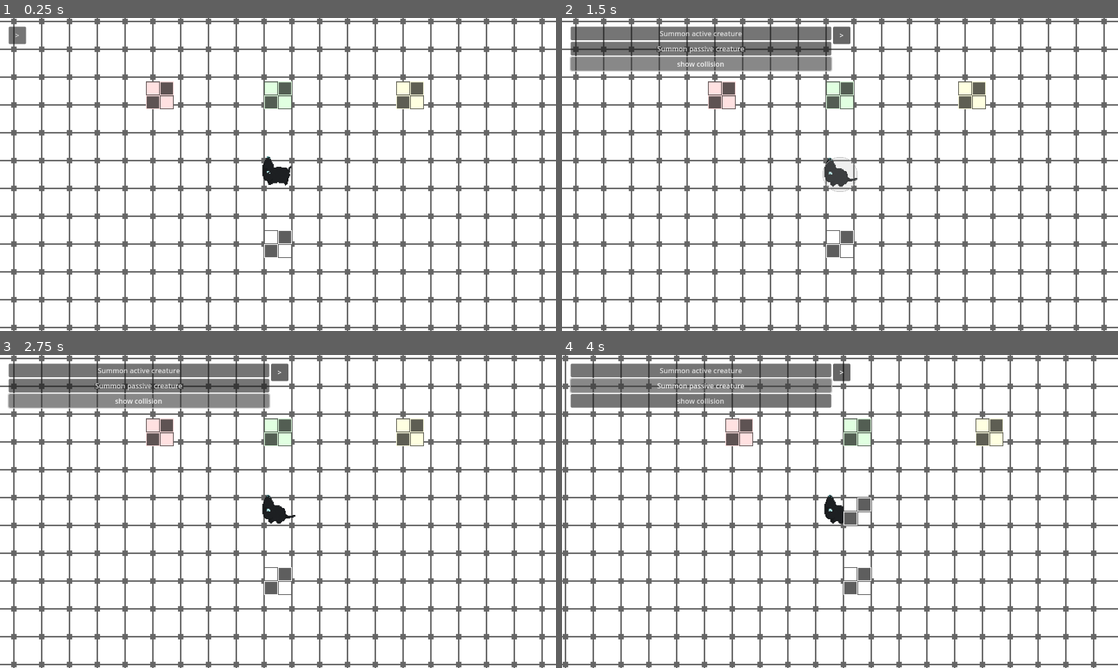
Above: before the commit, frames 1-4 (two rows, left to right).
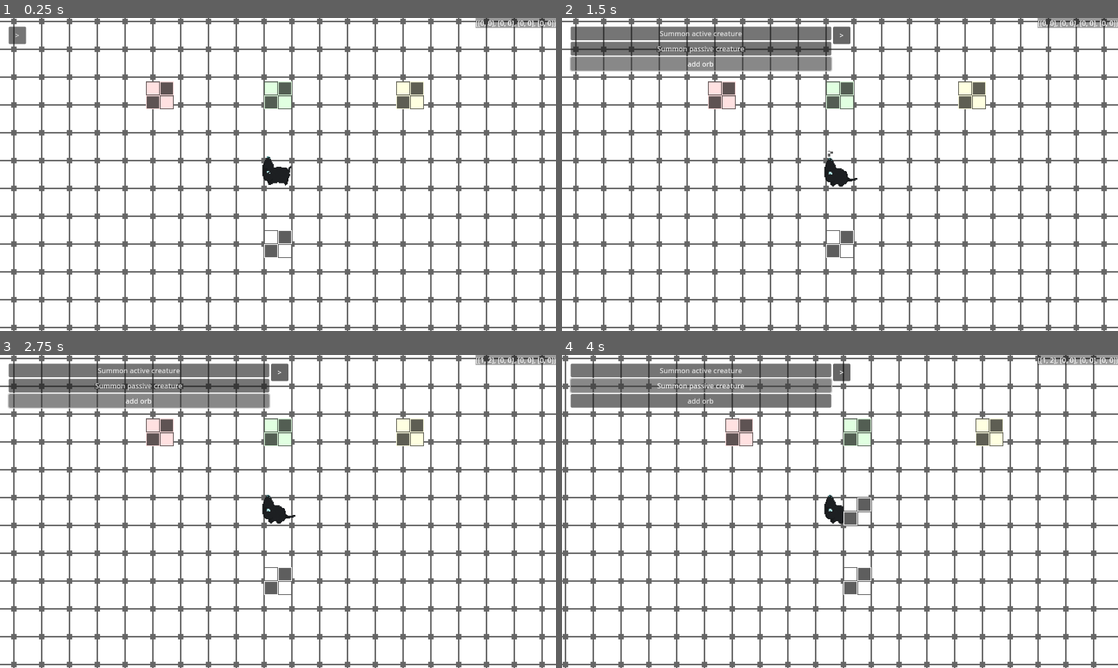
Above: after the commit, the same moments.

Repository: deerformera/neruka
Game: Godot game, scene res://worlds/world.tscn
Two runs of this game, one before a commit and one after it. Both use one fixed random seed, a clock stepped at 60 frames per second and the inputs below.
Inputs (mouse positions are in pixels of both pictures, inside the frame that each line leads up to):
- Up to frame 1 (0.25 s): no input
- Up to frame 2 (1.5 s): click ">" at 0.5 s; click (701, 64) at 1.25 s, where only the run before the commit has a clickable "show collision"
- Up to frame 3 (2.75 s): click (139, 401) at 2 s, where only the run after the commit has a clickable "add orb"
- Up to frame 4 (4 s): click "Summon active creature" at 2.75 s; click "Summon passive creature" at 3.5 s

The runs differ from the first frame. In frame 1, 0.4% of the frame differs, in the area x 85-100%, y 0-4%; in frame 2, 0.8%, in the area x 20-100%, y 0-56%; in frame 3, 0.5%; in frame 4, 0.5%.

Commit message:
simple inventory

Diff:
--- /dev/null
+++ b/assets/orb.tscn
@@ -0,0 +1,110 @@
+[gd_scene load_steps=12 format=3 uid="uid://cyfv5n0vb1ls1"]
+
+[ext_resource type="Texture2D" uid="uid://dt73yq11l877i" path="res://proto/proto-sprite.png" id="1_kwu18"]
+
+[sub_resource type="GDScript" id="GDScript_eifvt"]
+resource_name = "Orb"
+script/source = "extends Node2D
+
+@onready var animstate: AnimationNodeStateMachinePlayback = $AnimationTree.get(\"parameters/playback\")
+
+var move: bool = false
+var dir: Vector2 = Vector2()
+
+func _ready():
+	var cat = get_tree().get_first_node_in_group(\"cat\")
+	if cat != null: move = true
+
+func _physics_process(delta):
+	if animstate.get_current_node() == \"drop\":
+		global_position = lerp(global_position, dir, 0.2)
+	if move:
+		if animstate.get_current_node() == \"pick\":
+			var pos = (get_tree().get_first_node_in_group(\"cat\").global_position - self.global_position)
+			self.global_position += pos.normalized() * 5
+
+			if pos.length() <= 10:
+				get_tree().get_first_node_in_group(\"cat\").pick(1)
+				queue_free()
+
+func drop():
+	dir = Vector2(randf_range(global_position.x - 50, global_position.x + 50), randf_range(global_position.y - 50, global_position.y + 50))
+"
+
+[sub_resource type="Animation" id="Animation_tkr1i"]
+resource_name = "drop"
+length = 0.5
+tracks/0/type = "method"
+tracks/0/imported = false
+tracks/0/enabled = true
+tracks/0/path = NodePath(".")
+tracks/0/interp = 1
+tracks/0/loop_wrap = true
+tracks/0/keys = {
+"times": PackedFloat32Array(0),
+"transitions": PackedFloat32Array(1),
+"values": [{
+"args": [],
+"method": &"drop"
+}]
+}
+
+[sub_resource type="Animation" id="Animation_tue54"]
+resource_name = "pick"
+tracks/0/type = "method"
+tracks/0/imported = false
+tracks/0/enabled = true
+tracks/0/path = NodePath(".")
+tracks/0/interp = 1
+tracks/0/loop_wrap = true
+tracks/0/keys = {
+"times": PackedFloat32Array(),
+"transitions": PackedFloat32Array(),
+"values": []
+}
+
+[sub_resource type="AnimationLibrary" id="AnimationLibrary_ok5pt"]
+_data = {
+"drop": SubResource("Animation_tkr1i"),
+"pick": SubResource("Animation_tue54")
+}
+
+[sub_resource type="AnimationNodeAnimation" id="AnimationNodeAnimation_ukvtw"]
+animation = &"drop"
+
+[sub_resource type="AnimationNodeAnimation" id="AnimationNodeAnimation_o8342"]
+animation = &"pick"
+
+[sub_resource type="AnimationNodeStateMachineTransition" id="AnimationNodeStateMachineTransition_keptg"]
+advance_mode = 2
+
+[sub_resource type="AnimationNodeStateMachineTransition" id="AnimationNodeStateMachineTransition_vovid"]
+switch_mode = 2
+advance_mode = 2
+
+[sub_resource type="AnimationNodeStateMachine" id="AnimationNodeStateMachine_5kx3h"]
+states/drop/node = SubResource("AnimationNodeAnimation_ukvtw")
+states/drop/position = Vector2(391, 100)
+states/pick/node = SubResource("AnimationNodeAnimation_o8342")
+states/pick/position = Vector2(677, 100)
+transitions = ["Start", "drop", SubResource("AnimationNodeStateMachineTransition_keptg"), "drop", "pick", SubResource("AnimationNodeStateMachineTransition_vovid")]
+
+[sub_resource type="AnimationNodeStateMachinePlayback" id="AnimationNodeStateMachinePlayback_kv8yi"]
+
+[node name="Orb" type="Node2D"]
+script = SubResource("GDScript_eifvt")
+
+[node name="Sprite2D" type="Sprite2D" parent="."]
+scale = Vector2(0.2, 0.2)
+texture = ExtResource("1_kwu18")
+
+[node name="AnimationPlayer" type="AnimationPlayer" parent="."]
+libraries = {
+"": SubResource("AnimationLibrary_ok5pt")
+}
+
+[node name="AnimationTree" type="AnimationTree" parent="."]
+tree_root = SubResource("AnimationNodeStateMachine_5kx3h")
+anim_player = NodePath("../AnimationPlayer")
+active = true
+parameters/playback = SubResource("AnimationNodeStateMachinePlayback_kv8yi")
--- a/assets/projectiles/flor_bullet.tscn
+++ b/assets/projectiles/flor_bullet.tscn
@@ -5,10 +5,14 @@
 [sub_resource type="GDScript" id="GDScript_fwcfu"]
 script/source = "extends Area2D
 
-@onready var dir = (get_tree().get_first_node_in_group(\"cat\").global_position - self.global_position).normalized()
+var dir = Vector2()
 @export var speed: int
 
 func _ready():
+	var cat = get_tree().get_first_node_in_group(\"cat\")
+	if cat: dir = (cat.global_position - self.global_position).normalized()
+	else: queue_free()
+
 	body_entered.connect(func(body):
 		body.damaged(1)
 		monitoring = false
--- a/assets/slash.tscn
+++ b/assets/slash.tscn
@@ -1,6 +1,6 @@
-[gd_scene load_steps=7 format=3 uid="uid://mxato7vy53hm"]
+[gd_scene load_steps=7 format=3]
 
-[ext_resource type="Texture2D" uid="uid://d3km06nlq5vvl" path="res://assets/slash.png" id="1_hobm5"]
+[ext_resource type="Texture2D" uid="uid://d3km06nlq5vvl" path="res://assets/textures/slash.png" id="1_hobm5"]
 
 [sub_resource type="AtlasTexture" id="AtlasTexture_itw55"]
 atlas = ExtResource("1_hobm5")
--- a/characters/cat/cat.gd
+++ b/characters/cat/cat.gd
@@ -85,5 +85,15 @@
 	if self.health <= 0: self.die()
 
 func die():
-	print(self.name, " died")
 	queue_free()
+
+func pick(obj):
+	for inv in Utils.player["inventory"]:
+		if inv[0] == obj:
+			inv[1] += 1
+			return
+	for inv in Utils.player["inventory"]:
+		if inv[0] == 0:
+			inv[0] = obj
+			inv[1] += 1
+			return
--- a/characters/cat/cat.tscn
+++ b/characters/cat/cat.tscn
@@ -1283,14 +1283,20 @@
 var velocity: Vector2
 
 func _ready():
-	self.visible = Utils.android_mode
+	$Analog.visible = Utils.android_mode
 
 func _input(event):
-	if $MarginContainer/Button.button_pressed:
+	if $Analog/Button.button_pressed:
 		if event is InputEventScreenDrag:
 			velocity = ((event.position - $MarginContainer/Button.global_position) - ($MarginContainer/Button.custom_minimum_size / 2)).normalized()
 	else: velocity = Vector2()
+
+func _physics_process(delta):
+	$DebugInventory/Label.text = str(Utils.player.inventory)
 "
+
+[sub_resource type="StyleBoxFlat" id="StyleBoxFlat_8hawt"]
+bg_color = Color(0, 0, 0, 0.392157)
 
 [node name="Cat" type="CharacterBody2D" groups=["cat"]]
 collision_layer = 2
@@ -1357,10 +1363,10 @@
 shape = SubResource("CircleShape2D_s7apy")
 disabled = true
 
-[node name="Analog" type="CanvasLayer" parent="."]
+[node name="CanvasLayer" type="CanvasLayer" parent="."]
 script = SubResource("GDScript_sxgiq")
 
-[node name="MarginContainer" type="MarginContainer" parent="Analog"]
+[node name="Analog" type="MarginContainer" parent="CanvasLayer"]
 anchors_preset = 15
 anchor_right = 1.0
 anchor_bottom = 1.0
@@ -1371,10 +1377,22 @@
 theme_override_constants/margin_left = 100
 theme_override_constants/margin_bottom = 100
 
-[node name="Button" type="Button" parent="Analog/MarginContainer"]
+[node name="Button" type="Button" parent="CanvasLayer/Analog"]
 custom_minimum_size = Vector2(216, 216)
 layout_mode = 2
 size_flags_horizontal = 0
 size_flags_vertical = 8
 focus_mode = 0
 keep_pressed_outside = true
+
+[node name="DebugInventory" type="PanelContainer" parent="CanvasLayer"]
+anchors_preset = 1
+anchor_left = 1.0
+anchor_right = 1.0
+offset_left = -1.0
+offset_bottom = 23.0
+grow_horizontal = 0
+theme_override_styles/panel = SubResource("StyleBoxFlat_8hawt")
+
+[node name="Label" type="Label" parent="CanvasLayer/DebugInventory"]
+layout_mode = 2
--- a/characters/flor/flor.gd
+++ b/characters/flor/flor.gd
@@ -7,6 +7,7 @@
 
 @onready var animstate: AnimationNodeStateMachinePlayback = $AnimationTree.get("parameters/playback")
 @onready var bullets := preload("res://assets/projectiles/flor_bullet.tscn")
+@onready var orbs := preload("res://assets/orb.tscn")
 
 func shoot():
 	add_child(bullets.instantiate())
@@ -21,5 +22,7 @@
 	self.global_position += value * 10
 
 func die():
-	print(self.name, " died")
+	var orb = orbs.instantiate()
+	orb.global_position = self.global_position
+	get_tree().root.get_node("World").add_child(orb)
 	queue_free()
--- a/characters/flor/flor.tscn
+++ b/characters/flor/flor.tscn
@@ -114,7 +114,6 @@
 
 func detect():
 	if self.get_overlapping_bodies().is_empty():
-		print(\"Empty\")
 		get_parent().animstate.travel(\"normal\")
 
 "
--- a/worlds/utils.gd
+++ b/worlds/utils.gd
@@ -19,10 +19,19 @@
 		"fn": func(): get_tree().root.get_node("World").add_child(dummies.dummy.instantiate())
 	},
 	{
-		"name": "show collision",
-		"fn": func(): get_tree().debug_collisions_hint = !get_tree().debug_collisions_hint
+		"name": "add orb",
+		"fn": func(): get_tree().get_first_node_in_group("cat").add_child(load("res://assets/orb.tscn").instantiate())
 	}
 ]
+
+var player = {
+	"inventory": [
+		[0,0],
+		[0,0],
+		[0,0],
+		[0,0]
+	]
+}
 
 func _ready():
 	for debug_item in debug_list:
--- a/worlds/world.tscn
+++ b/worlds/world.tscn
@@ -47,7 +47,7 @@
 layer_0/tile_data = PackedInt32Array(-196626, 65536, 1, -131090, 65536, 1, -65554, 65536, 1, -18, 65536, 1, 65518, 6553 …(86052 unchanged characters)…
 
 [node name="Cat" parent="." instance=ExtResource("1_07w7r")]
-health = 1000
+health = 2
 
 [node name="Dummy" parent="." instance=ExtResource("3_hhoal")]
 position = Vector2(0, 80)
@@ -64,4 +64,4 @@
 
 [node name="Flor" parent="." instance=ExtResource("7_0jjgk")]
 position = Vector2(282, 229)
-health = 20
+health = 5
Renamed: assets/slash.png -> assets/textures/slash.png
Not shown, changed: assets/textures/slash.png.import
Not shown: 1 places in characters/cat/cat.tscn that only renumber resources
Not shown, added: export_presets.cfg
